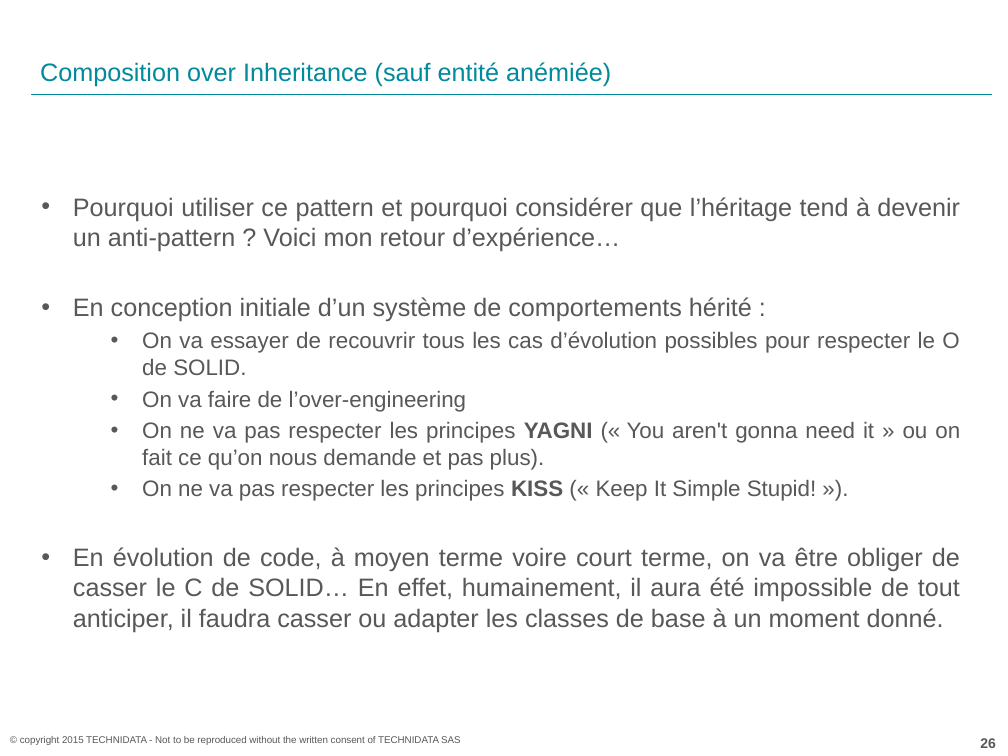
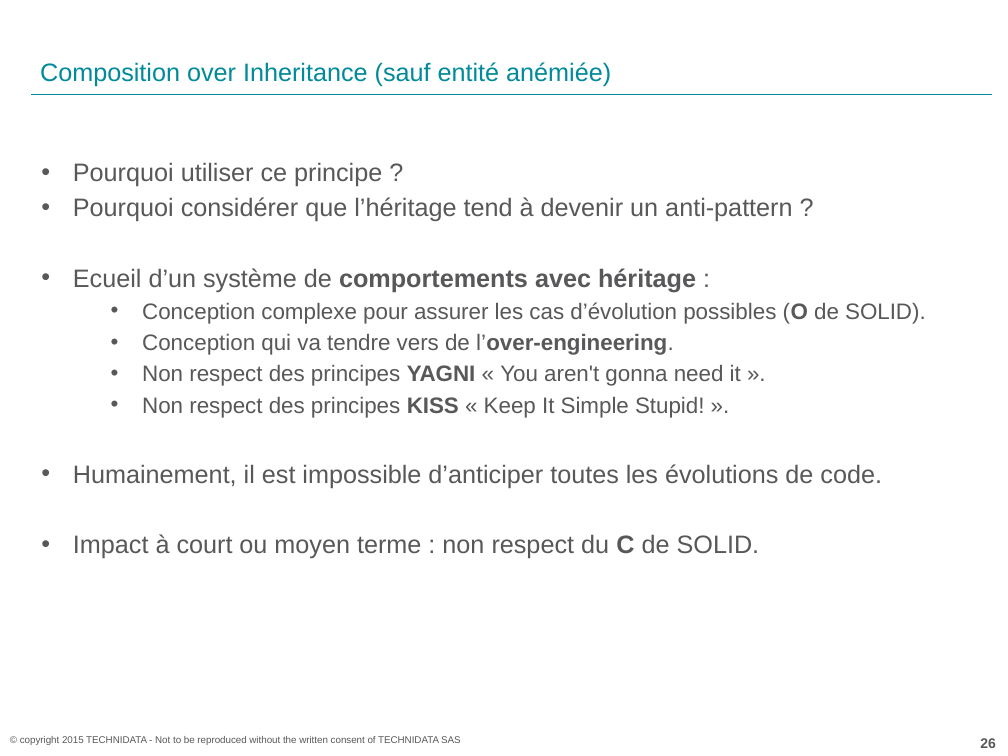
Before and after one commit to acoudene/ObjectCalisthenics, a slide deck: slide 26 of ObjectCalisthenics.pptx. Drawn at 1008x756 pixels with LibreOffice and Linux fonts; fonts in the diff are those of the drawing; background and template pictures are left out. Boxes give left, top, right and bottom in pixels: in the first picture for what was removed or moved away, otherwise in the second. Text is boxed around its words. In the diff, an @@ line names an element or a change of style, - is before the commit and + after.

Commit message:
Update powerpoint

```diff
--- a/ObjectCalisthenics.pptx
+++ b/ObjectCalisthenics.pptx
@@ text at <box>73,162,926,558</box>: text changed @@
-• Pourquoi utiliser ce pattern et pourquoi considérer que l’héritage tend à devenir un anti-pattern ? Voici mon retour d’expérience…
-• En conception initiale d’un système de comportements hérité :
-  • On va essayer de recouvrir tous les cas d’évolution possibles pour respecter le O de SOLID.
-  • On va faire de l’over-engineering
-  • On ne va pas respecter les principes YAGNI (« You aren't gonna need it » ou on fait ce qu’on nous demande et pas plus).
-  • On ne va pas respecter les principes KISS (« Keep It Simple Stupid! »).
-• En évolution de code, à moyen terme voire court terme, on va être obliger de casser le C de SOLID… En effet, humainement, il aura été impossible de tout anticiper, il faudra casser ou adapter les classes de base à un moment donné.
+• Pourquoi utiliser ce principe ?
+• Pourquoi considérer que l’héritage tend à devenir un anti-pattern ?
+• Ecueil d’un système de comportements avec héritage :
+  • Conception complexe pour assurer les cas d’évolution possibles (O de SOLID).
+  • Conception qui va tendre vers de l’over-engineering.
+  • Non respect des principes YAGNI « You aren't gonna need it ».
+  • Non respect des principes KISS « Keep It Simple Stupid! ».
+• Humainement, il est impossible d’anticiper toutes les évolutions de code.
+• Impact à court ou moyen terme : non respect du C de SOLID.
```
Also in this commit, not shown: 21 other slides changed.
